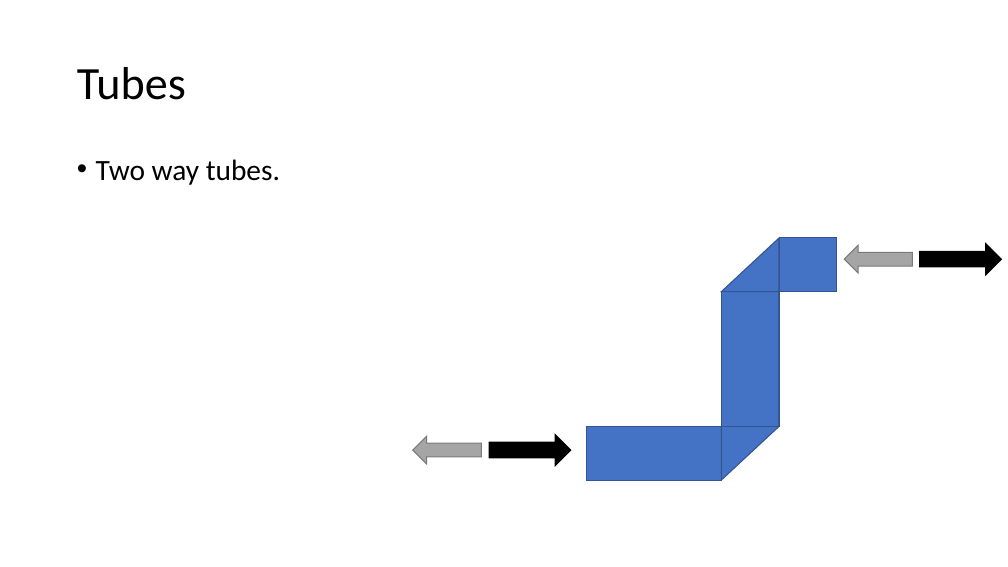
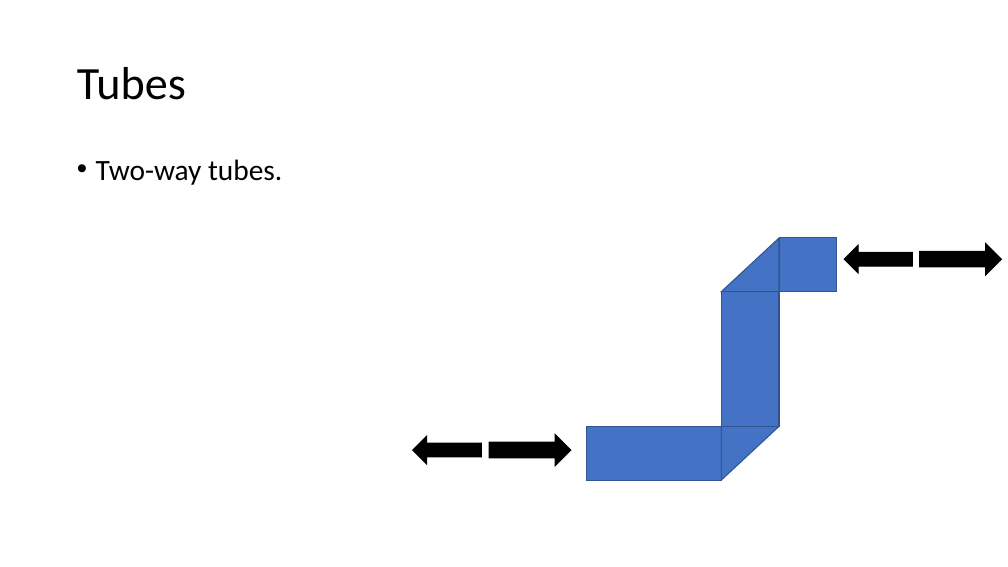
Before and after one commit to rupee990/GGJ2018-Hambola, a slide deck: slide 9 of GGJ/Documents/Zombie Hamsters.pptx. Drawn at 1008x567 pixels with LibreOffice and Linux fonts; fonts in the diff are those of the drawing. Boxes give left, top, right and bottom in pixels: in the first picture for what was removed or moved away, otherwise in the second. Text is boxed around its words. In the diff, an @@ line names an element or a change of style, - is before the commit and + after.

```diff
--- a/GGJ/Documents/Zombie Hamsters.pptx
+++ b/GGJ/Documents/Zombie Hamsters.pptx
@@ text at (96, 159, 282, 185): text changed @@
-• Two way tubes.
+• Two-way tubes.
@@ right arrow at (845, 246, 913, 274): fill #A5A5A5 to #000000; outline #7A7A7A 1 pt to #000000 1 pt @@
@@ right arrow at (413, 436, 482, 464): fill #A5A5A5 to #000000; outline #7A7A7A 1 pt to #000000 1 pt @@
```
Also in this commit, not shown: 2 other slides changed, 4 slides added, 2 other files.
